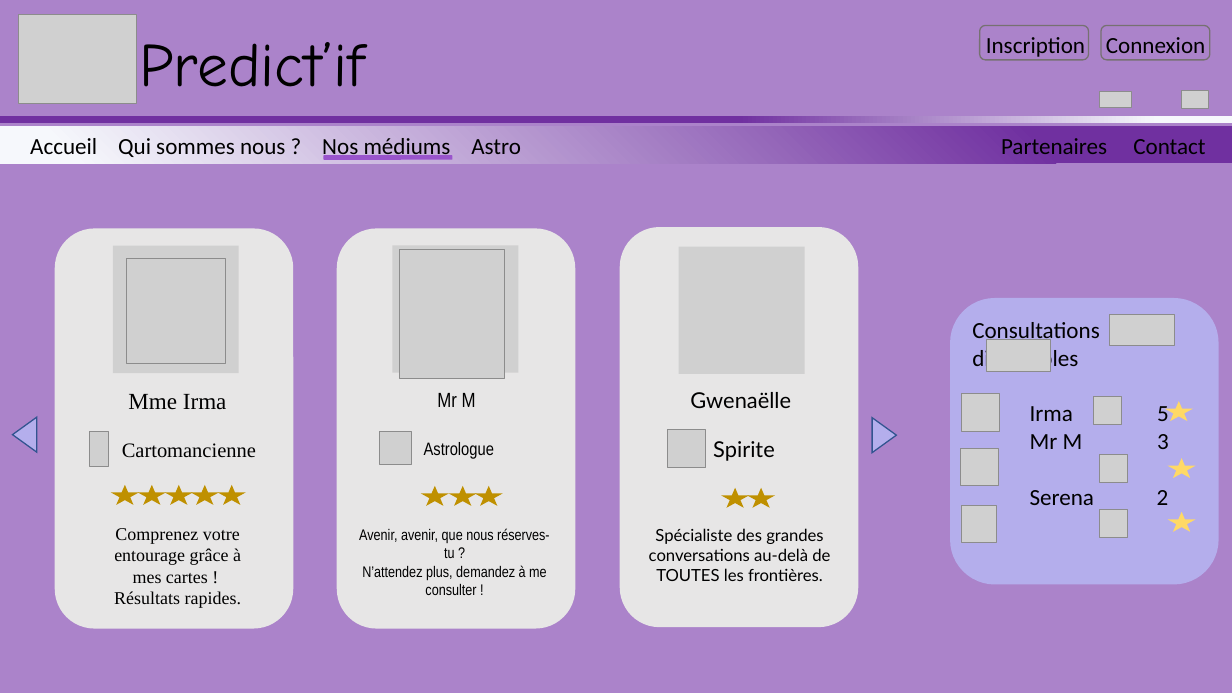
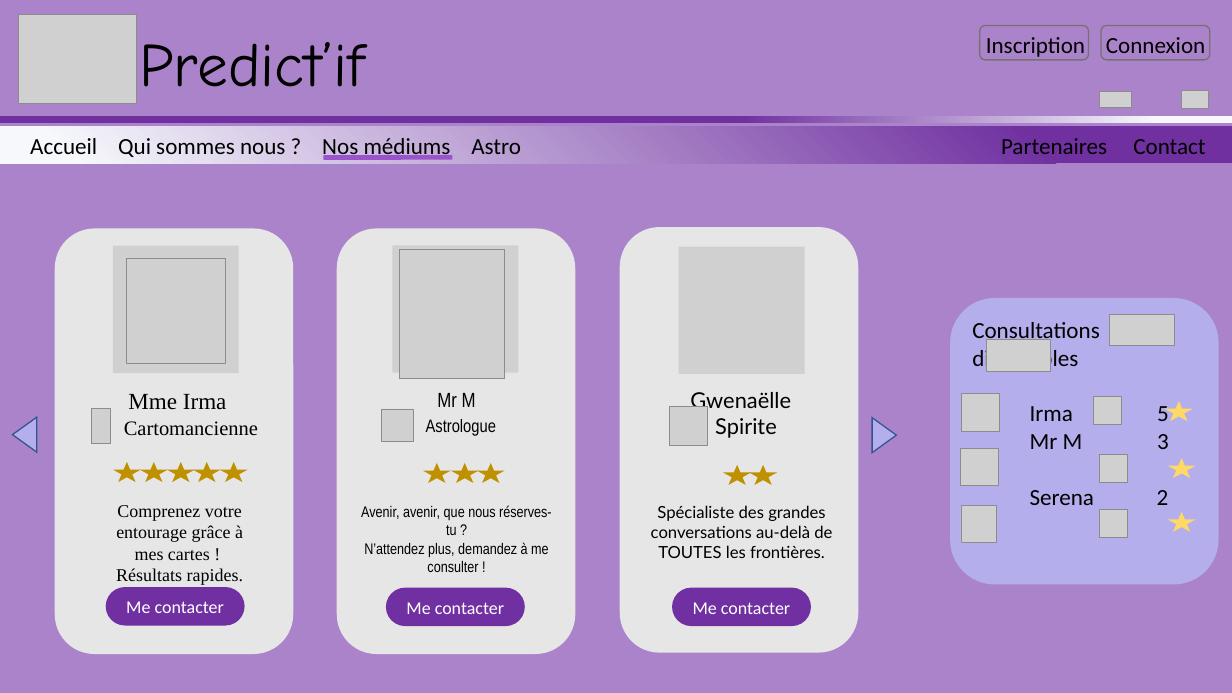
Before and after one commit to Sevla8/PredictIF, a slide deck: slide 3 of specifications/maquettes_IHM/maquette-html.pptx. Drawn at 1232x693 pixels with LibreOffice and Linux fonts; fonts in the diff are those of the drawing; grey boxes stand for pictures; background and template pictures are left out. Boxes give left, top, right and bottom in pixels: in the first picture for what was removed or moved away, otherwise in the second. Text is boxed around its words. In the diff, an @@ line names an element or a change of style, - is before the commit and + after.

```diff
--- a/specifications/maquettes_IHM/maquette-html.pptx
+++ b/specifications/maquettes_IHM/maquette-html.pptx
@@ rounded rectangle: place and size @@
-rounded rectangle at [55,228,293,628]
+rounded rectangle at [55,228,293,654]
@@ rounded rectangle: place and size @@
-rounded rectangle at [336,228,575,628]
+rounded rectangle at [336,228,575,654]
@@ rounded rectangle: place and size @@
-rounded rectangle at [620,227,859,628]
+rounded rectangle at [620,227,859,653]
@@ 3 texts: place and size @@
-3 texts at [359,441,830,595]
+3 texts at [361,418,832,572]
@@ 9 stars, 3 pictures, 3 texts: place and size @@
-9 stars, 3 pictures, 3 texts at [90,430,775,608]
+9 stars, 3 pictures, 3 texts at [92,407,777,585]
@@ star: place and size @@
-star at [721,488,749,508]
+star at [724,465,751,485]
@@ rounded rectangle added at [105,587,244,626], fill #7130A2, 14 pt, text #FFFFFF @@
+Me contacter
@@ rounded rectangle added at [386,588,525,627], fill #7130A2, 14 pt, text #FFFFFF @@
+Me contacter
@@ rounded rectangle added at [672,588,811,627], fill #7130A2, 14 pt, text #FFFFFF @@
+Me contacter
```
Also in this commit, not shown: 3 other slides changed, 6 slides added.
